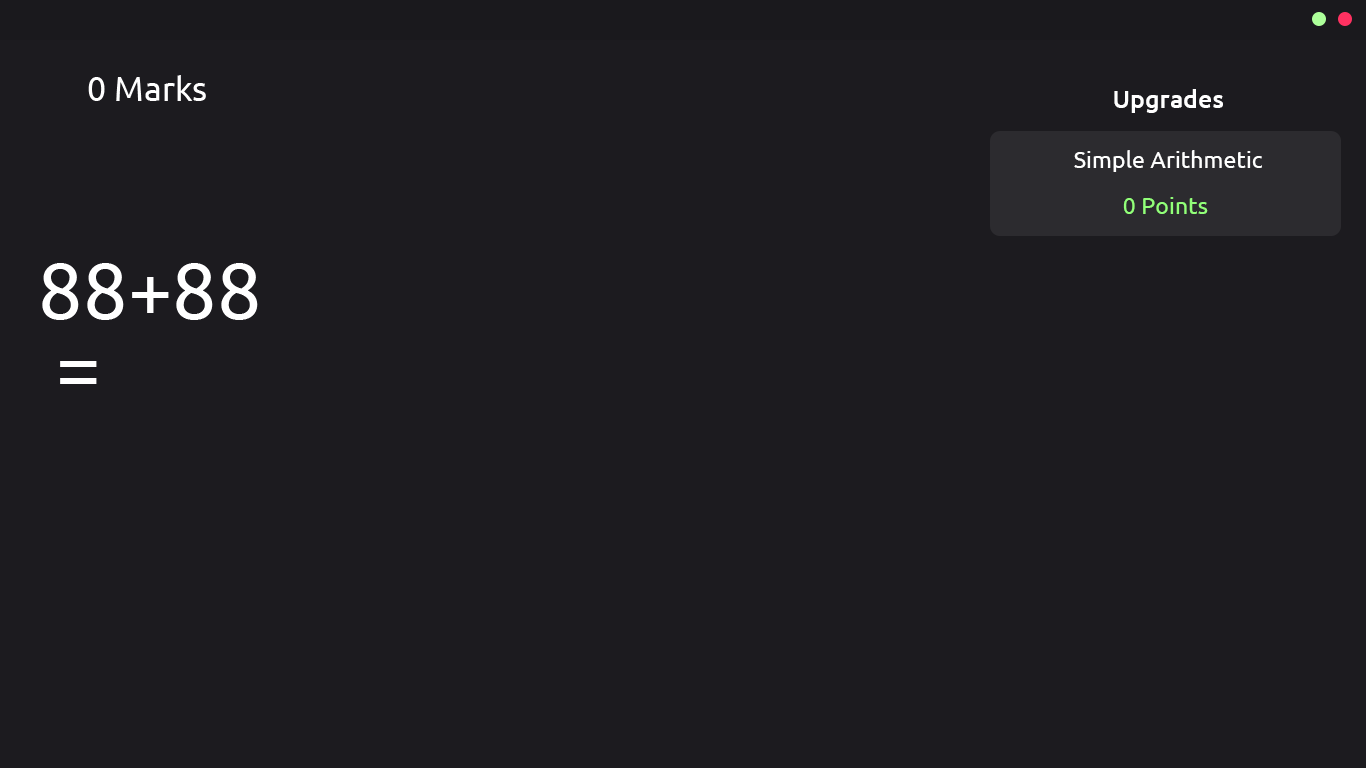
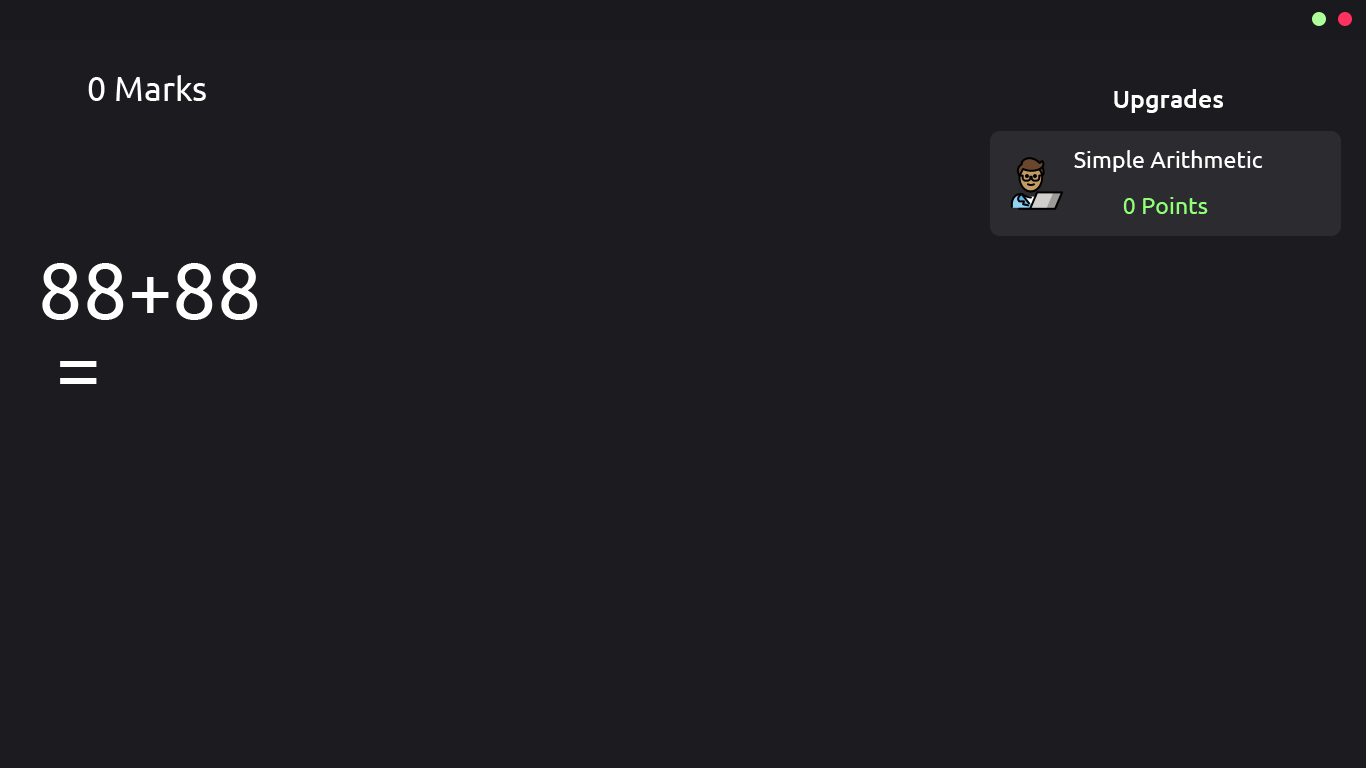
Layers edited between the first and the second 1366×768 image:
added layer "Layer 1" above "upgrade-button" over [1010, 157, 1063, 210]
